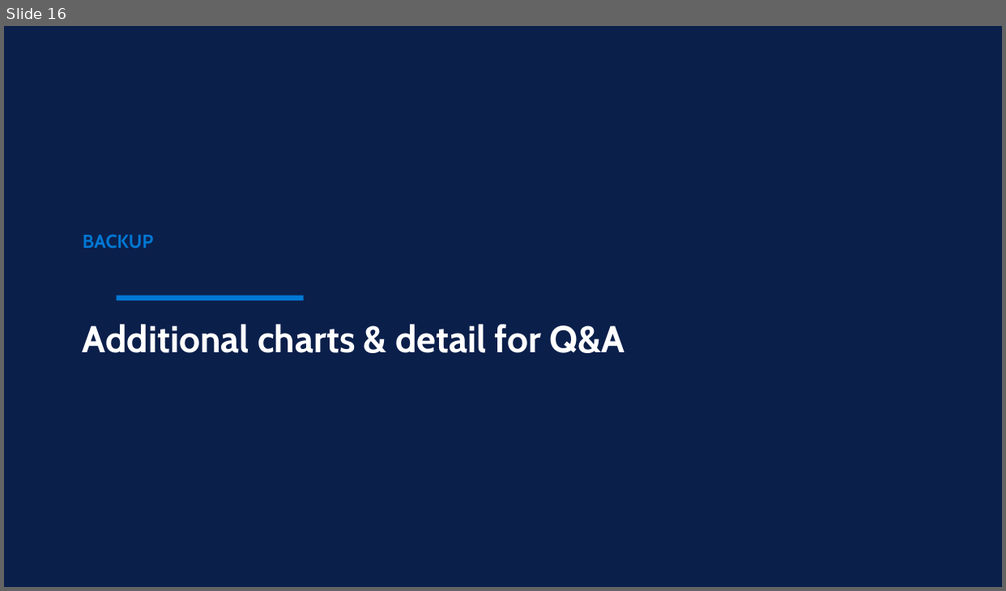
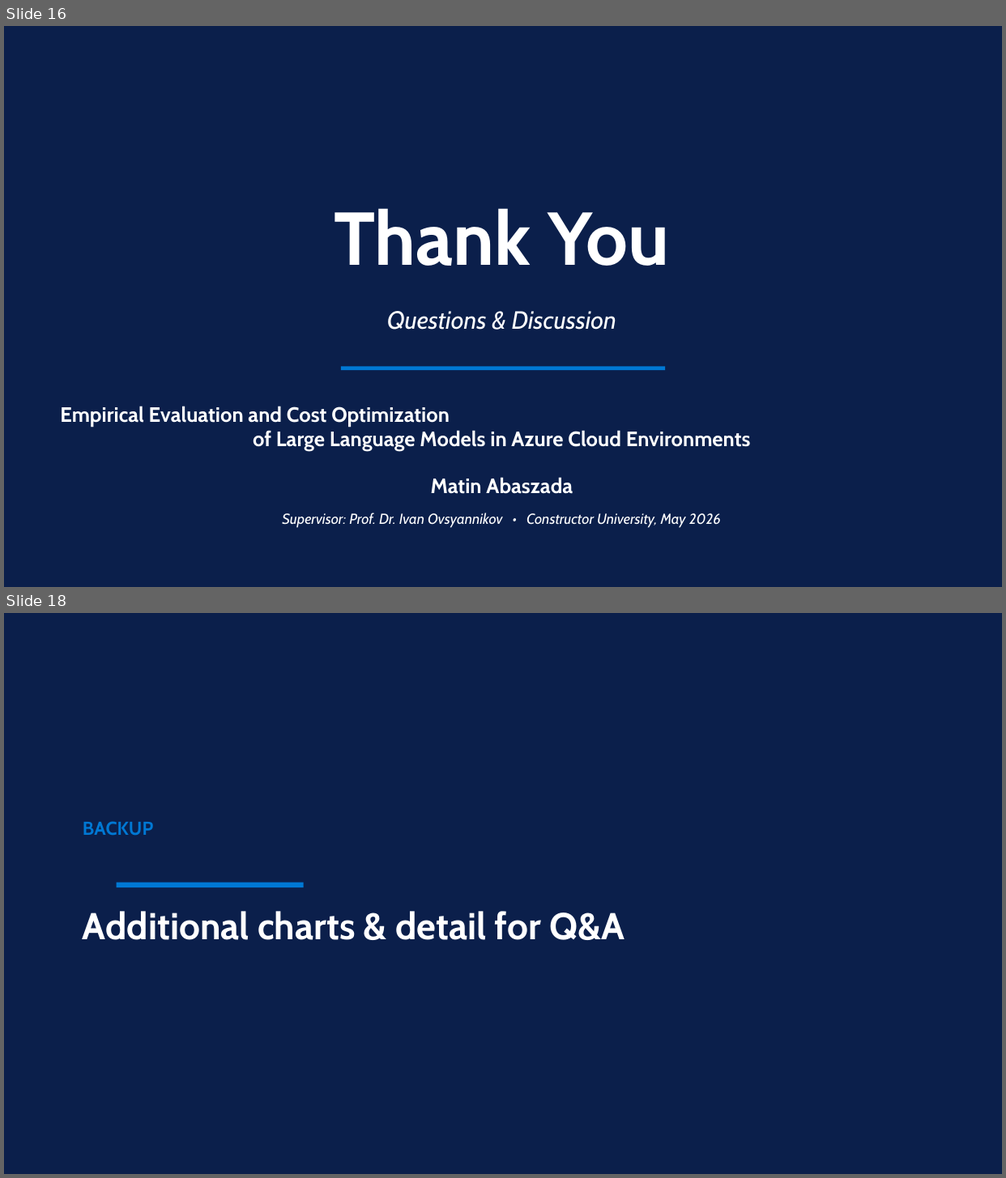
Before and after one commit to MatinAbaszada/llm-evaluation-azure, a slide deck: Presentation/Thesis_Defense.pptx. Shown one above the other, each under a label of ours: slide 16 before the commit, slides 16 and 18 after it; the slides between them are not shown. The pictures are 1006x591 and 1006x1178 pixels, drawn with LibreOffice and Linux fonts; fonts in the diff are those of the drawing. Boxes give left, top, right and bottom in pixels: in the first picture for what was removed or moved away, otherwise in the second. Text is boxed around its words. In the diff, an @@ line names an element or a change of style, - is before the commit and + after.

```diff
--- a/Presentation/Thesis_Defense.pptx
+++ b/Presentation/Thesis_Defense.pptx
@@ slide 16 added at (x1=4, y1=26, x2=1002, y2=587), background #FFFFFF @@
@@ rectangle added at (x1=4, y1=26, x2=1002, y2=587), fill #0B1F4B @@
@@ text added at (x1=334, y1=208, x2=670, y2=266), 72 pt, text #FFFFFF, bold @@
+Thank You
@@ text added at (x1=387, y1=311, x2=616, y2=330), 24 pt, text #FFFFFF, italic @@
+Questions & Discussion
@@ rectangle added at (x1=341, y1=367, x2=665, y2=370), fill #0078D4 @@
@@ text added at (x1=60, y1=406, x2=751, y2=451), 20 pt, text #FFFFFF, bold @@
+Empirical Evaluation and Cost Optimization
+of Large Language Models in Azure Cloud Environments
@@ text added at (x1=431, y1=477, x2=573, y2=494), 20 pt, text #FFFFFF, bold @@
+Matin Abaszada
@@ text added at (x1=282, y1=513, x2=721, y2=528), 14 pt, text #FFFFFF, italic @@
+Supervisor: Prof. Dr. Ivan Ovsyannikov • Constructor University, May 2026
@@ what was slide 16 is now slide 18 @@
```
Also in this commit, not shown: 18 slides changed, 2 other slides added, 8 other files.
